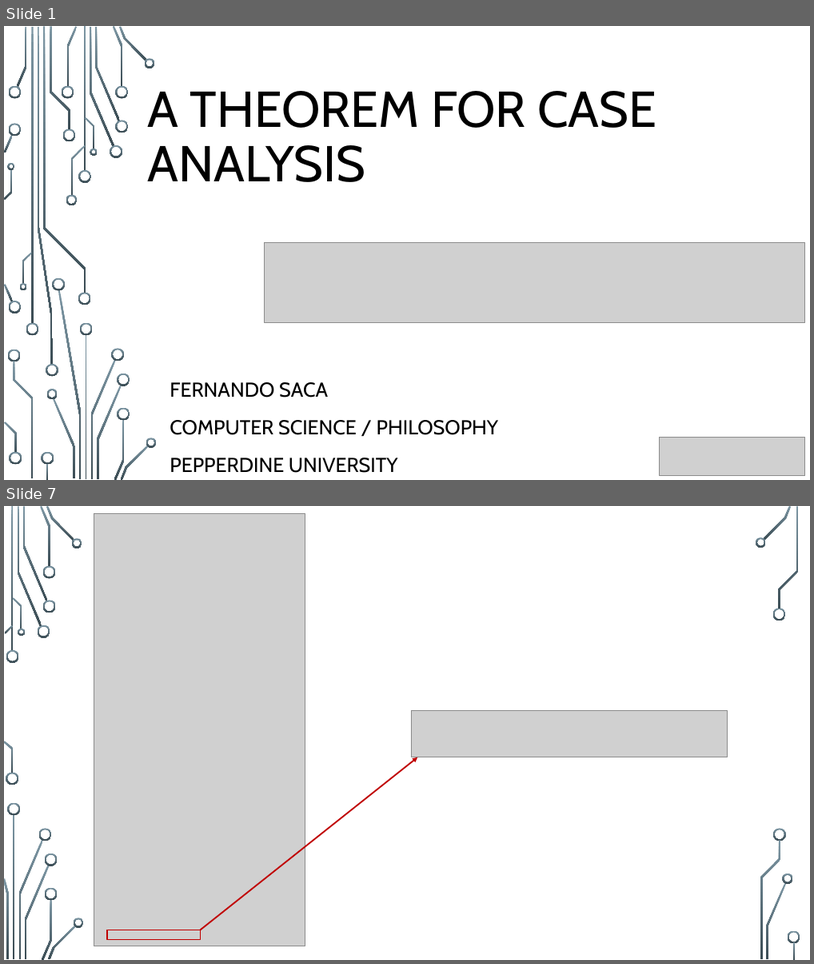
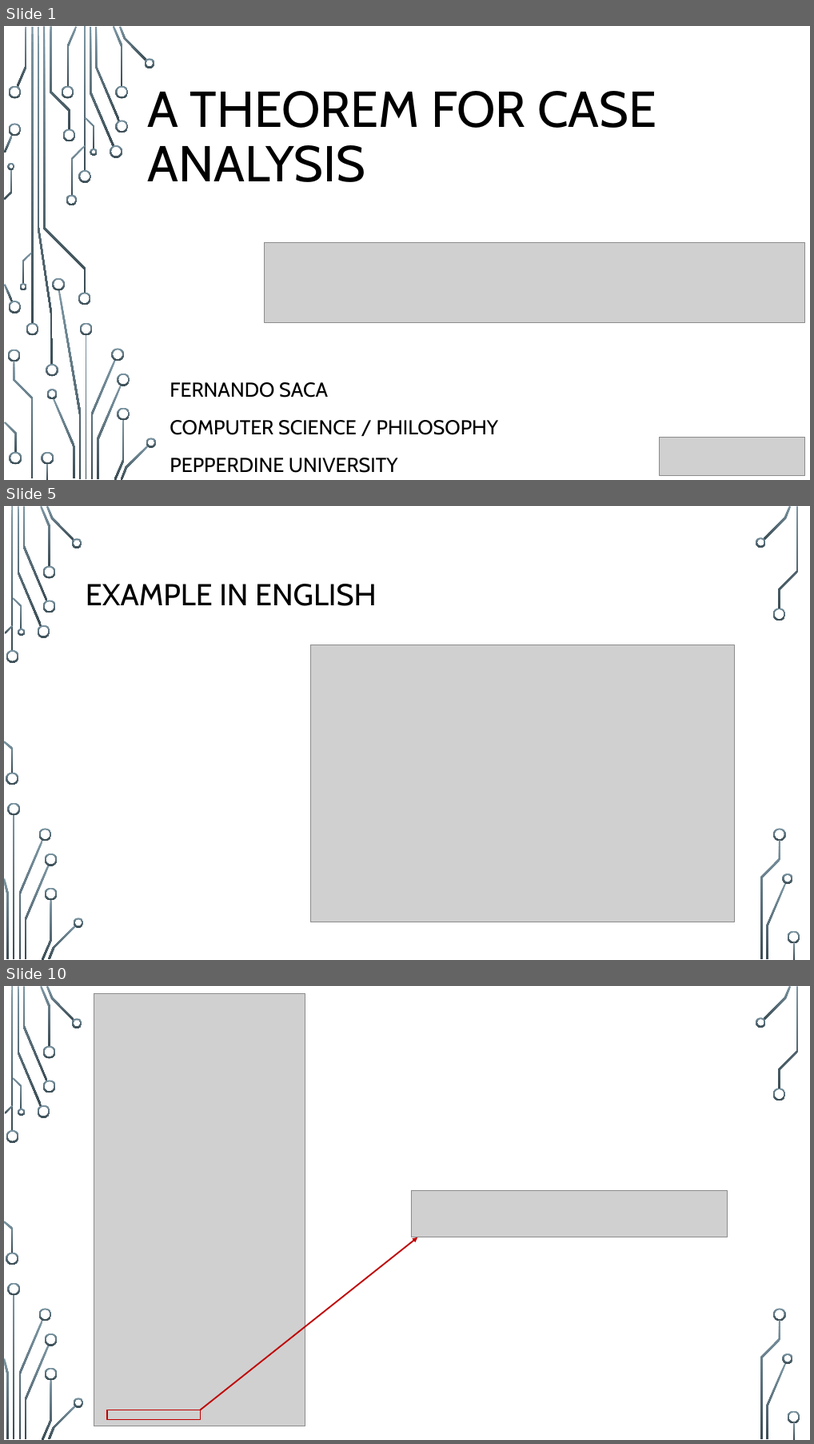
Before and after one commit to StanWarford/case-analysis, a slide deck: SCCUR-slides.pptx. Shown one above the other, each under a label of ours: slides 1 and 7 before the commit, slides 1, 5 and 10 after it; the slides between them are not shown. The pictures are 814x964 and 814x1444 pixels, drawn with LibreOffice and Linux fonts; fonts in the diff are those of the drawing; grey boxes stand for pictures; background and template pictures are left out. Boxes give left, top, right and bottom in pixels: in the first picture for what was removed or moved away, otherwise in the second. Text is boxed around its words. In the diff, an @@ line names an element or a change of style, - is before the commit and + after.

```diff
--- a/SCCUR-slides.pptx
+++ b/SCCUR-slides.pptx
@@ slide 5 added at box(4, 506, 810, 960), background picture (left out); not listed: 36 template elements that a slide beside it also shows @@
@@ title added at box(86, 584, 377, 606), 36 pt, text #000000 @@
+EXAMPLE IN ENGLISH
@@ picture added at box(310, 644, 734, 921) @@
@@ what was slide 7 is now slide 10 @@
```
Also in this commit, not shown: 5 slides changed, 3 other slides added, 1 slide removed.
